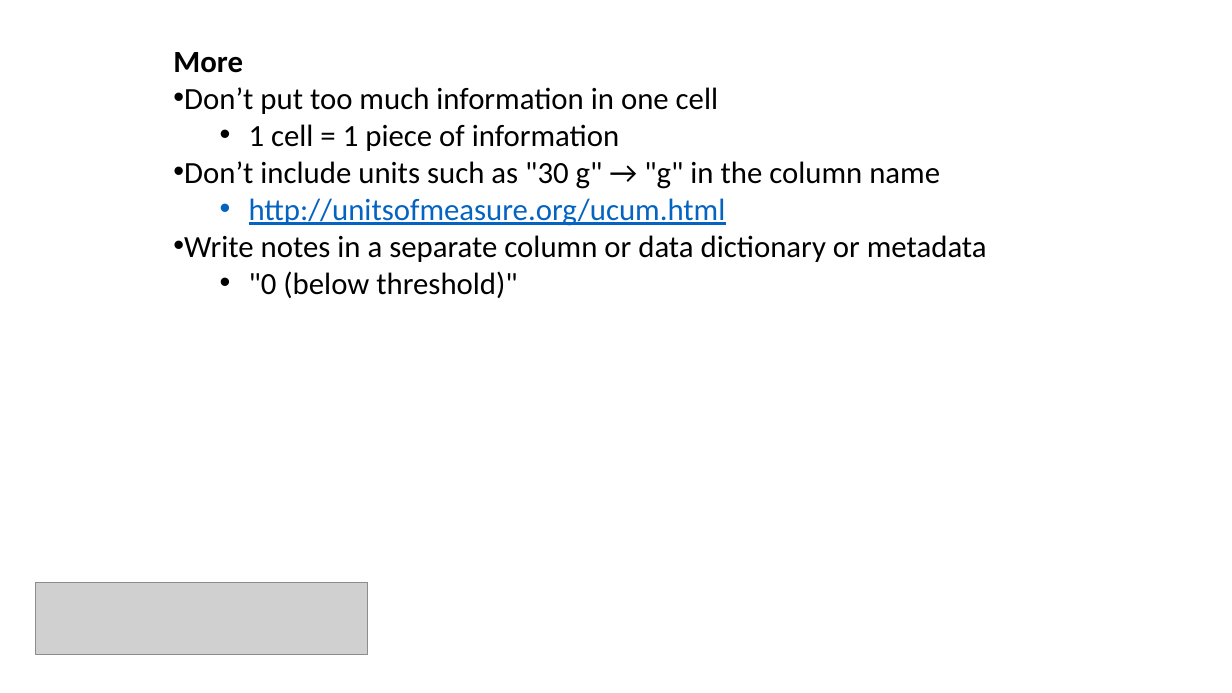
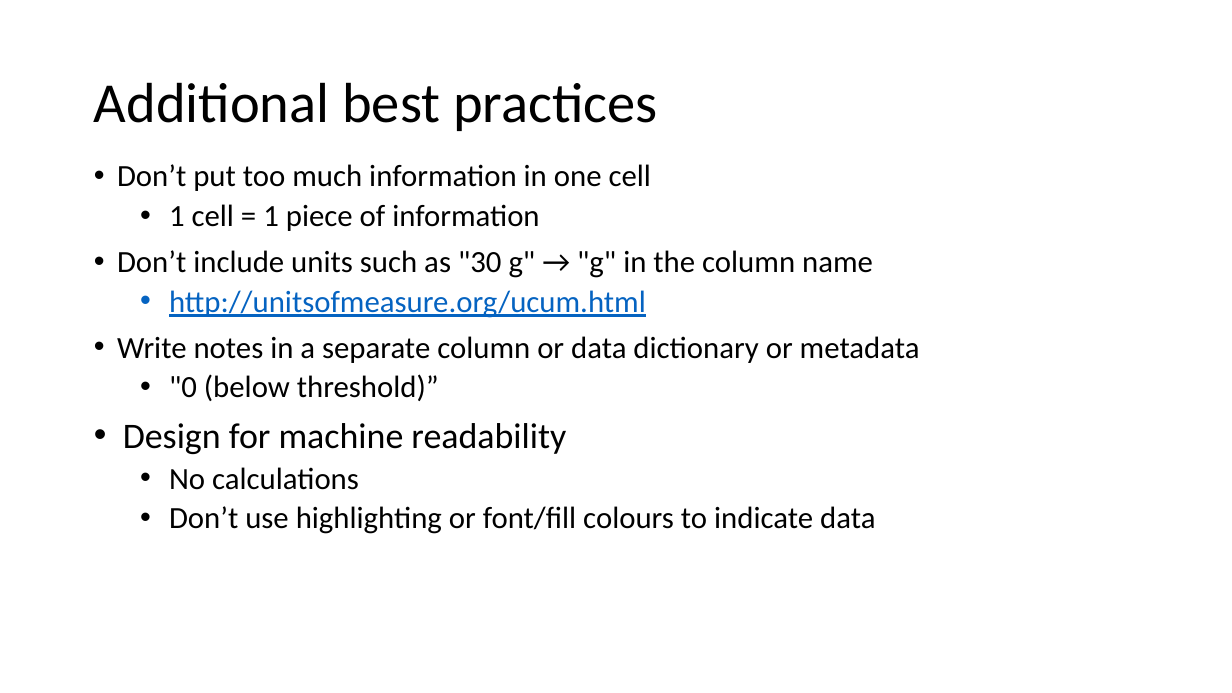
Before and after one commit to bioinformatics-core-shared-training/Managing-your-research-data, a slide deck: slide 24 of data_formatting.pptx. Drawn at 1232x693 pixels with LibreOffice and Linux fonts; fonts in the diff are those of the drawing; grey boxes stand for pictures; background and template pictures are left out. Boxes give left, top, right and bottom in pixels: in the first picture for what was removed or moved away, otherwise in the second. Text is boxed around its words. In the diff, an @@ line names an element or a change of style, - is before the commit and + after.

Commit message:
Update data formatting slides

```diff
--- a/data_formatting.pptx
+++ b/data_formatting.pptx
@@ text at [173,52,243,73]: paragraph removed @@
-More
@@ title added at [94,82,657,131], 44 pt, text #000000 @@
+Additional best practices
@@ text "Don’t put too much information ...": place and size @@
-text "Don’t put too much information ..." at [173,52,987,298]
+text "Don’t put too much information ..." at [117,164,920,534]
@@ text at [117,164,920,363]: indent changed; line spacing 1 to 0.9; more space between paragraphs @@
@@ text at [123,374,875,534]: text changed @@
-  • "0 (below threshold)"
+  • "0 (below threshold)”
+• Design for machine readability
+  • No calculations
+  • Don’t use highlighting or font/fill colours to indicate data
@@ picture removed at [36,582,368,655] @@
```
Also in this commit, not shown: 17 other slides changed, 7 slides added, 13 slides removed, 5 other files.
